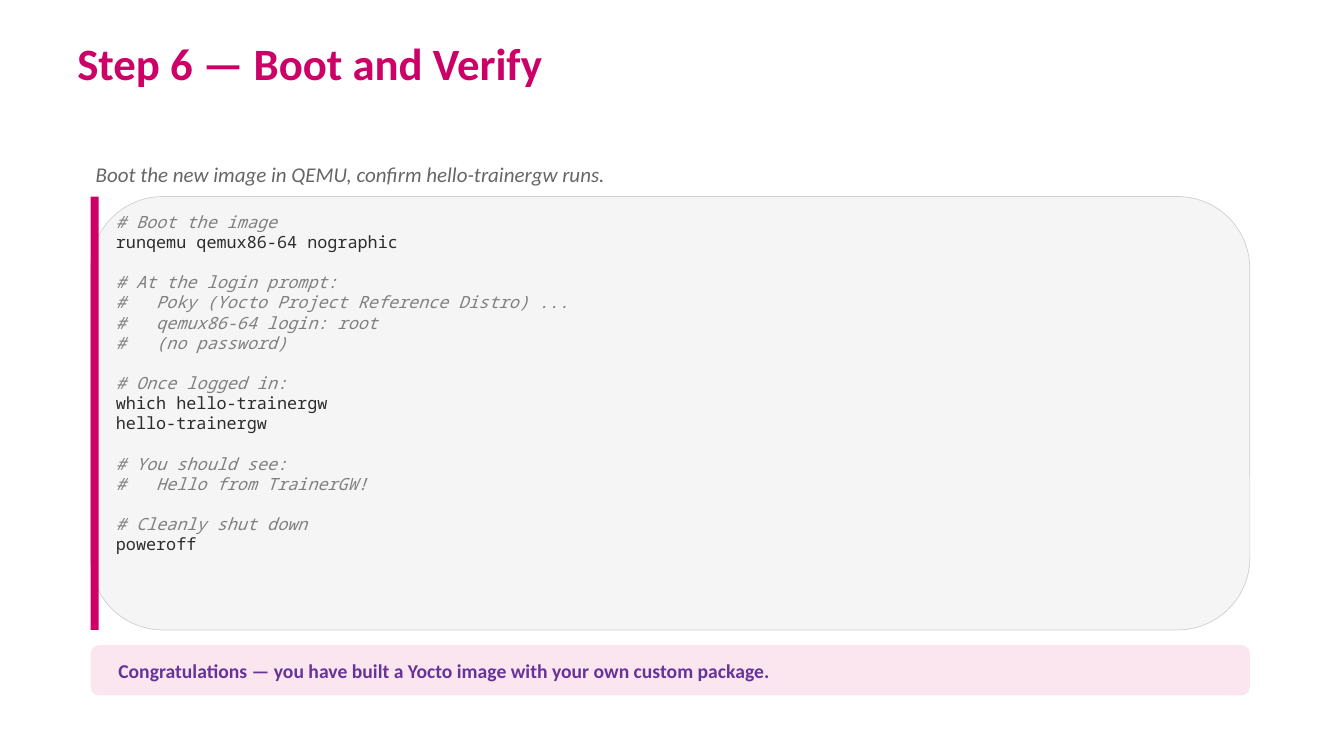
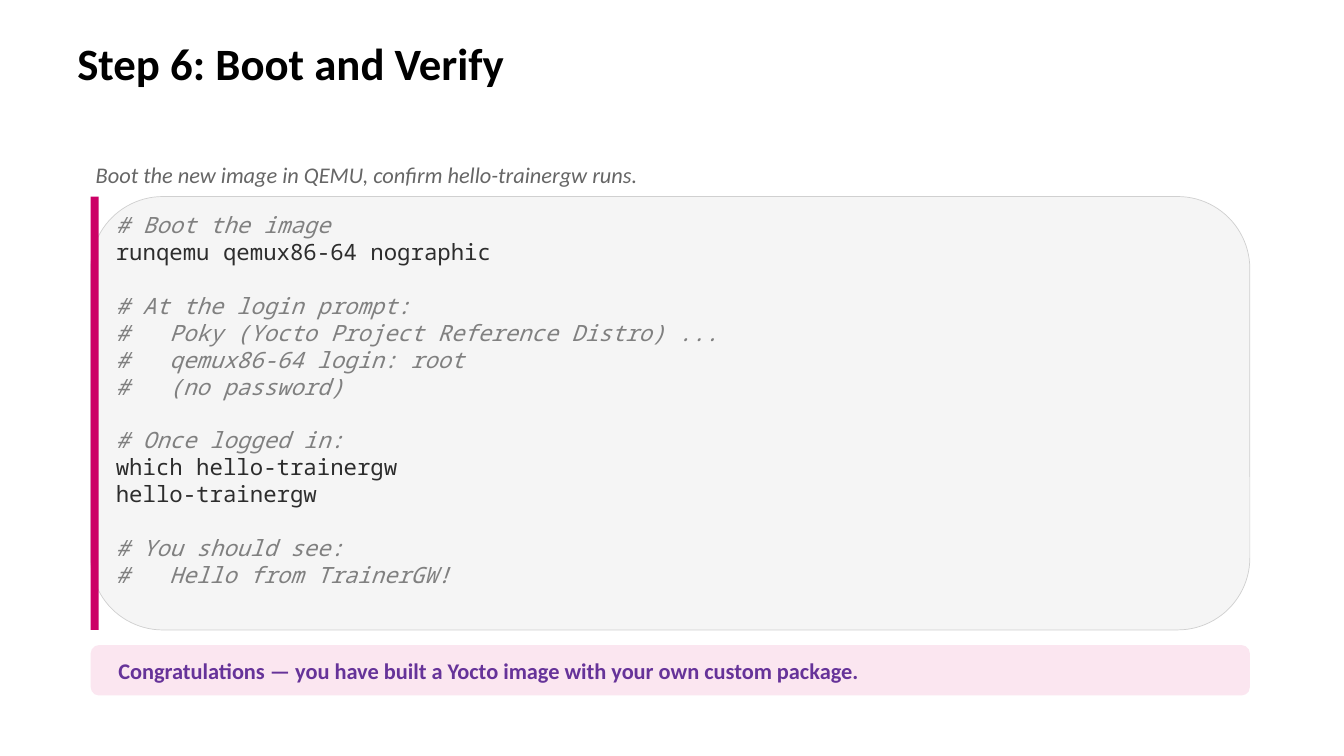
Before and after one commit to EmertxeInfoTech/Allegion-Training-Materials, a slide deck: slide 8 of yocto_training_all_session_decks/session_decks/D1S7_Build_HandsOn.pptx. Drawn at 1344x756 pixels with LibreOffice and Linux fonts; fonts in the diff are those of the drawing; background and template pictures are left out. Boxes give left, top, right and bottom in pixels: in the first picture for what was removed or moved away, otherwise in the second. Text is boxed around its words. In the diff, an @@ line names an element or a change of style, - is before the commit and + after.

```diff
--- a/yocto_training_all_session_decks/session_decks/D1S7_Build_HandsOn.pptx
+++ b/yocto_training_all_session_decks/session_decks/D1S7_Build_HandsOn.pptx
@@ title at bbox=[77, 48, 504, 87]: text changed; text colour #CC0066 to #000000 @@
-Step 6 — Boot and Verify
+Step 6: Boot and Verify
@@ text "Boot the new image in ..." at bbox=[96, 167, 637, 187]: size 15 to 16 pt @@
@@ text "# Boot the image" at bbox=[116, 216, 665, 583]: size 12 to 16 pt @@
@@ text at bbox=[116, 517, 307, 554]: paragraphs removed @@
-# Cleanly shut down
-poweroff
@@ rounded rectangle "Congratulations — you have built ..." at bbox=[91, 645, 1250, 696]: size 14 to 16 pt @@
```
Also in this commit, not shown: 8 other slides changed, 12 other files.
